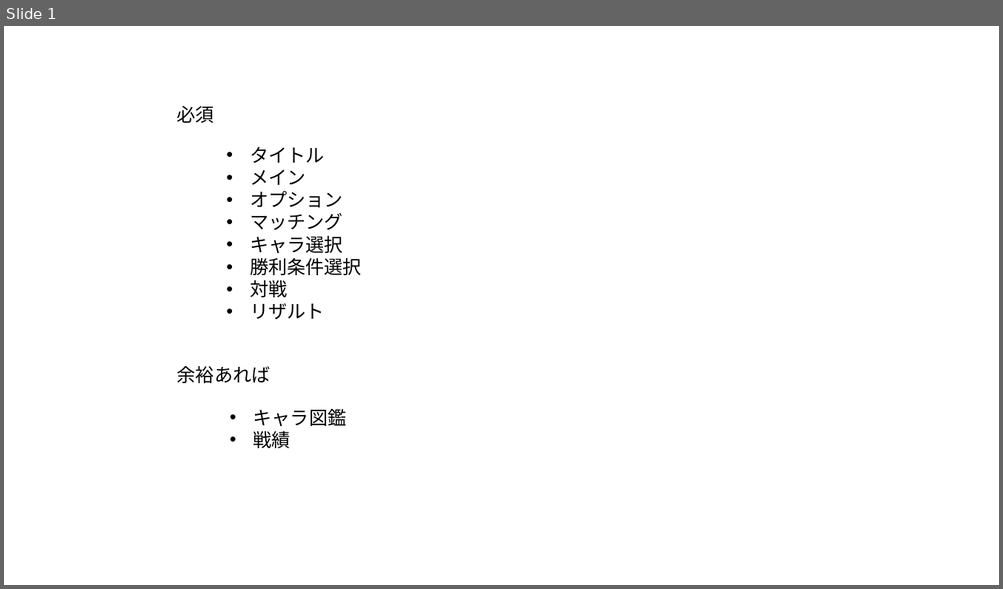
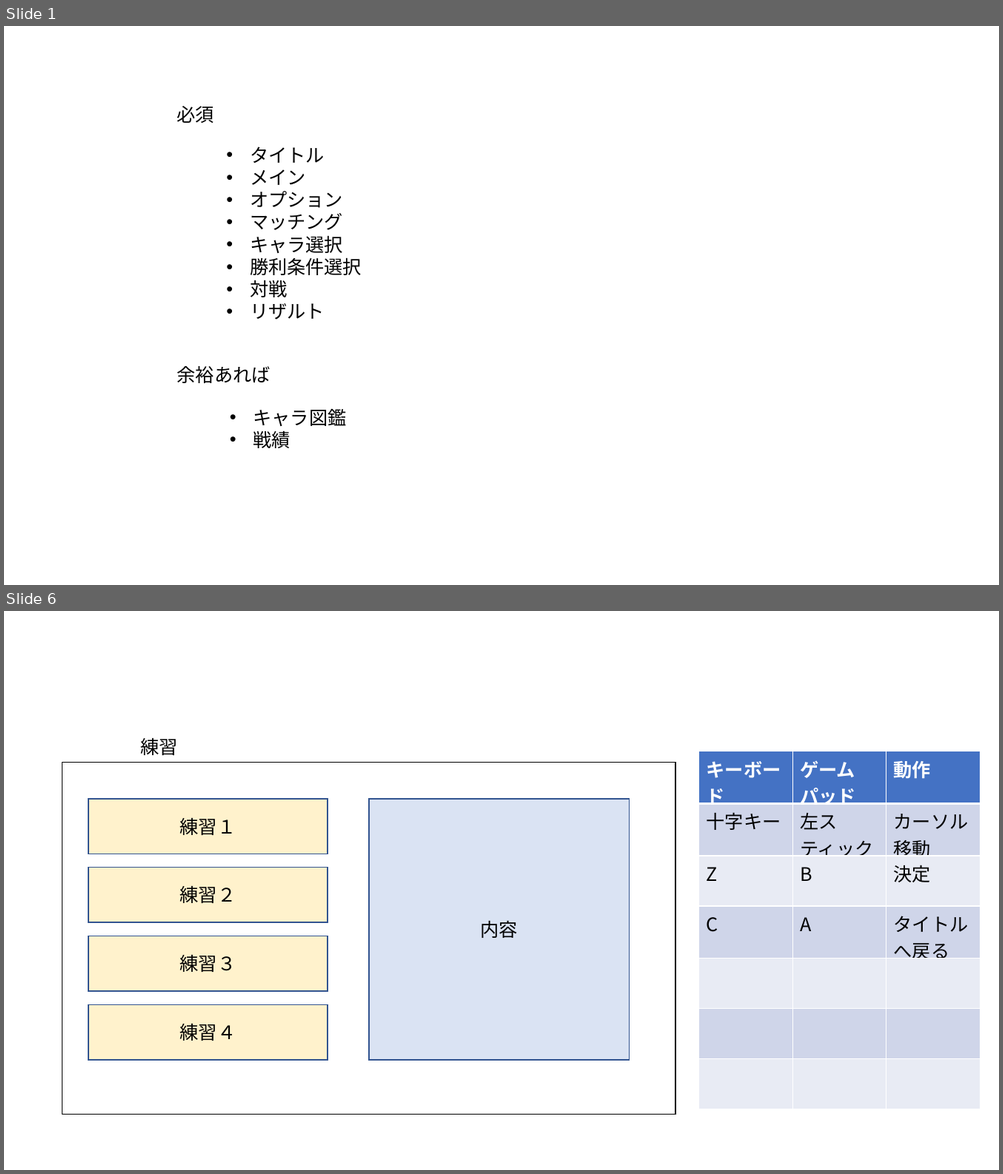
Before and after one commit to soushi1116/Employment, a slide deck: 仕様書/シーン.pptx. Shown one above the other, each under a label of ours: slide 1 before the commit, slides 1 and 6 after it; the slides between them are not shown. The pictures are 1003x589 and 1003x1174 pixels, drawn with LibreOffice and Linux fonts; fonts in the diff are those of the drawing. Boxes give left, top, right and bottom in pixels: in the first picture for what was removed or moved away, otherwise in the second. Text is boxed around its words. In the diff, an @@ line names an element or a change of style, - is before the commit and + after.

```diff
--- a/仕様書/シーン.pptx
+++ b/仕様書/シーン.pptx
@@ slide 6 added at (4,611,999,1170), background #FFFFFF @@
@@ text added at (140,738,177,755), 18 pt, text #000000 @@
+練習
@@ rectangle added at (62,763,675,1116), outline #000000 1 pt @@
@@ table added at (699,752,981,1110), 7 rows, 3 columns @@
+キーボード | ゲームパッド | 動作
+十字キー | 左スティック | カーソル移動
+Z | B | 決定
+C | A | タイトルへ戻る
+ |  | 
+ |  | 
+ |  | 
@@ rectangle added at (88,799,328,854), fill #FFF2CC, outline #325491 1 pt, 18 pt, text #000000 @@
+練習１
@@ rectangle added at (369,799,629,1060), fill #DAE3F3, outline #325491 1 pt, 18 pt, text #000000 @@
+内容
@@ rectangle added at (88,868,328,923), fill #FFF2CC, outline #325491 1 pt, 18 pt, text #000000 @@
+練習２
@@ rectangle added at (88,937,328,991), fill #FFF2CC, outline #325491 1 pt, 18 pt, text #000000 @@
+練習３
@@ rectangle added at (88,1005,328,1060), fill #FFF2CC, outline #325491 1 pt, 18 pt, text #000000 @@
+練習４
```
Also in this commit, not shown: 7 slides changed, 5 other slides added, 1 slide removed, 2 other files.
